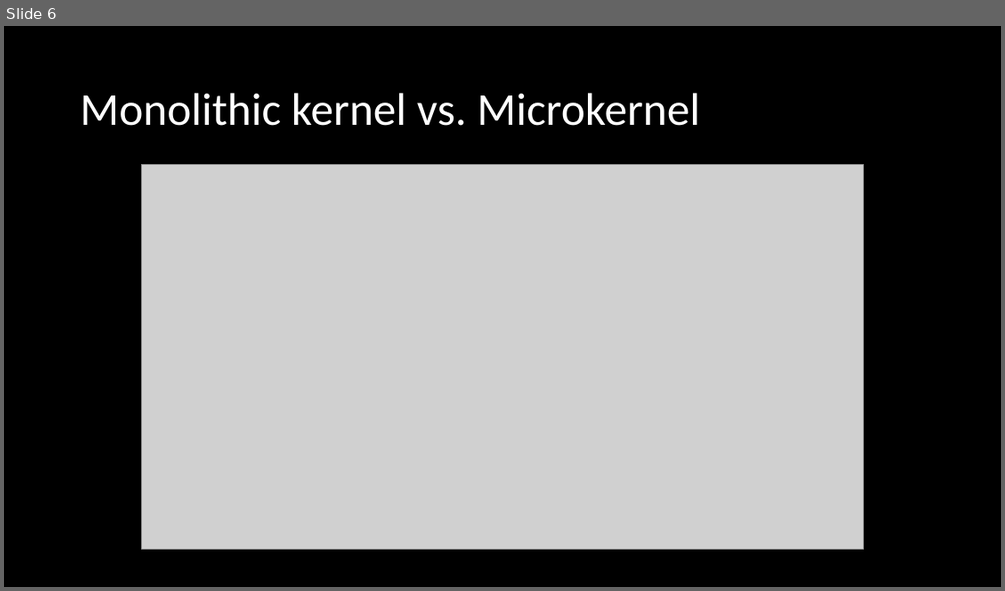
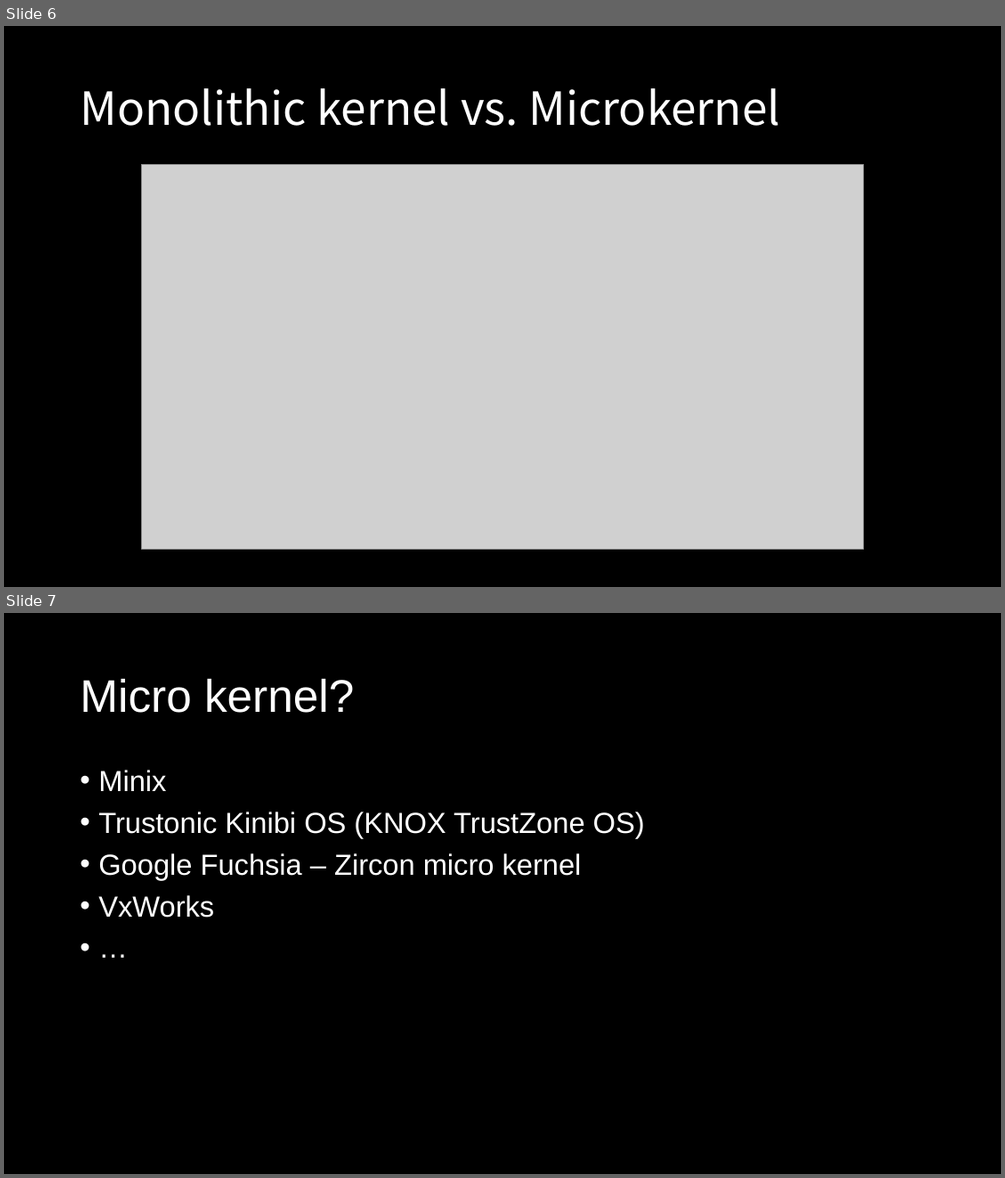
Before and after one commit to d0now/2020_lindroid_research, a slide deck: month_1/day_1/Month 1, Day 1.pptx. Shown one above the other, each under a label of ours: slide 6 before the commit, slides 6 and 7 after it. The pictures are 1005x591 and 1005x1178 pixels, drawn with LibreOffice and Linux fonts; fonts in the diff are those of the drawing; grey boxes stand for pictures. Boxes give left, top, right and bottom in pixels: in the first picture for what was removed or moved away, otherwise in the second. Text is boxed around its words. In the diff, an @@ line names an element or a change of style, - is before the commit and + after.

```diff
--- a/month_1/day_1/Month 1, Day 1.pptx
+++ b/month_1/day_1/Month 1, Day 1.pptx
@@ slide 7 added at <box>4,613,1001,1174</box>, background #000000 @@
@@ title added at <box>80,678,354,713</box>, 44 pt, text #FFFFFF @@
+Micro kernel?
@@ text added at <box>98,770,645,917</box>, 28 pt, text #FFFFFF @@
+• Minix
+• Trustonic Kinibi OS (KNOX TrustZone OS)
+• Google Fuchsia – Zircon micro kernel
+• VxWorks
+• …
@@ slide 6 changed as well @@
@@ title "Monolithic kernel vs. Microkernel" at <box>80,88,780,126</box>: font Calibri to Noto Sans CJK KR @@
```
Also in this commit, not shown: 19 other slides changed, 3 other slides added.
